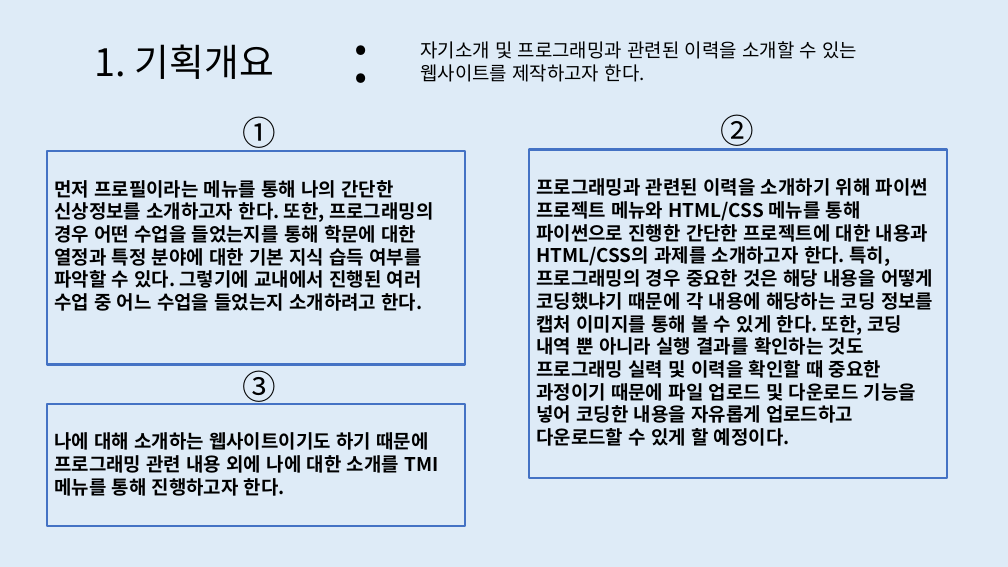
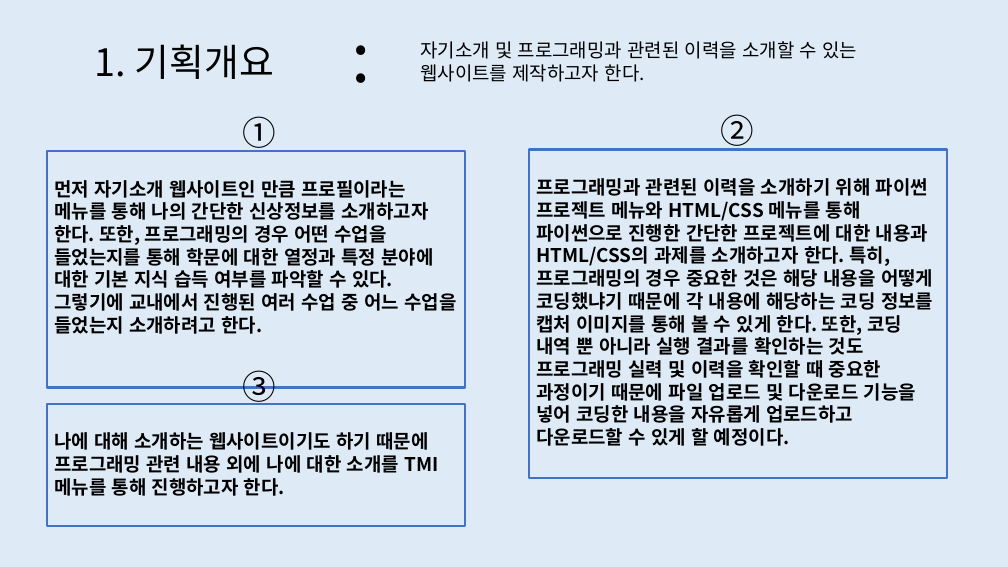
Before and after one commit to Lee-Min-Jung/-, a slide deck: slide 2 of 1911330 이민정 기획서.pptx. Drawn at 1008x567 pixels with LibreOffice and Linux fonts; fonts in the diff are those of the drawing. Boxes give left, top, right and bottom in pixels: in the first picture for what was removed or moved away, otherwise in the second. Text is boxed around its words. In the diff, an @@ line names an element or a change of style, - is before the commit and + after.

```diff
--- a/1911330 이민정 기획서.pptx
+++ b/1911330 이민정 기획서.pptx
@@ rectangle "먼저 자기소개 웹사이트인 만큼 프로필이라는 ...": place and size @@
-rectangle "먼저 자기소개 웹사이트인 만큼 프로필이라는 ..." at [47, 151, 465, 365]
+rectangle "먼저 자기소개 웹사이트인 만큼 프로필이라는 ..." at [47, 151, 465, 388]
@@ text in rectangle at [54, 180, 456, 334]: text changed @@
-먼저 프로필이라는 메뉴를 통해 나의 간단한 신상정보를 소개하고자 한다. 또한, 프로그래밍의 경우 어떤 수업을 들었는지를 통해 학문에 대한 열정과 특정 분야에 대한 기본 지식 습득 여부를 파악할 수 있다. 그렇기에 교내에서 진행된 여러 수업 중 어느 수업을 들었는지 소개하려고 한다.
+먼저 자기소개 웹사이트인 만큼 프로필이라는 메뉴를 통해 나의 간단한 신상정보를 소개하고자 한다. 또한, 프로그래밍의 경우 어떤 수업을 들었는지를 통해 학문에 대한 열정과 특정 분야에 대한 기본 지식 습득 여부를 파악할 수 있다. 그렇기에 교내에서 진행된 여러 수업 중 어느 수업을 들었는지 소개하려고 한다.
```
Also in this commit, not shown: 5 other slides changed, 8 other files.
